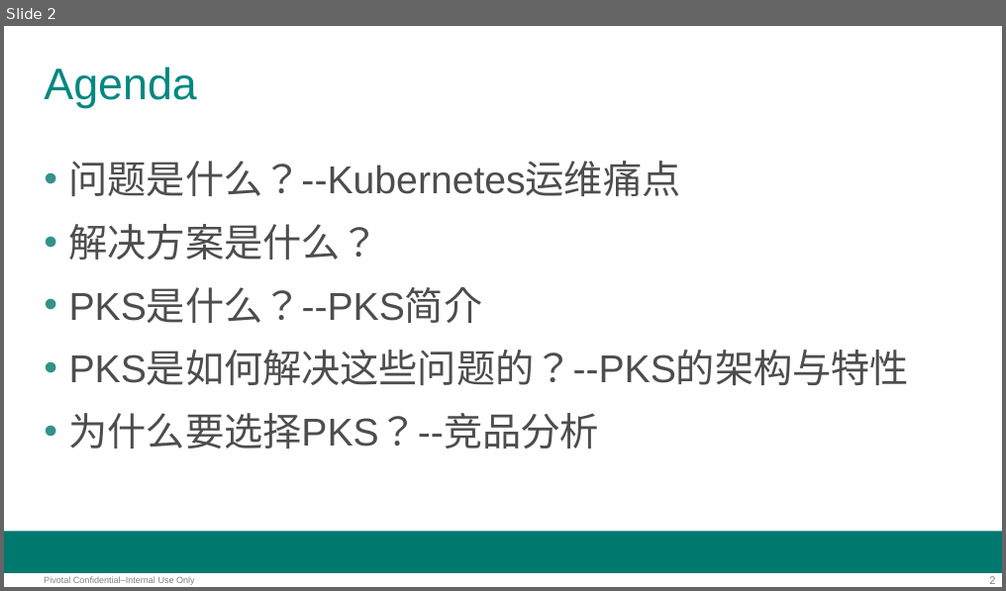
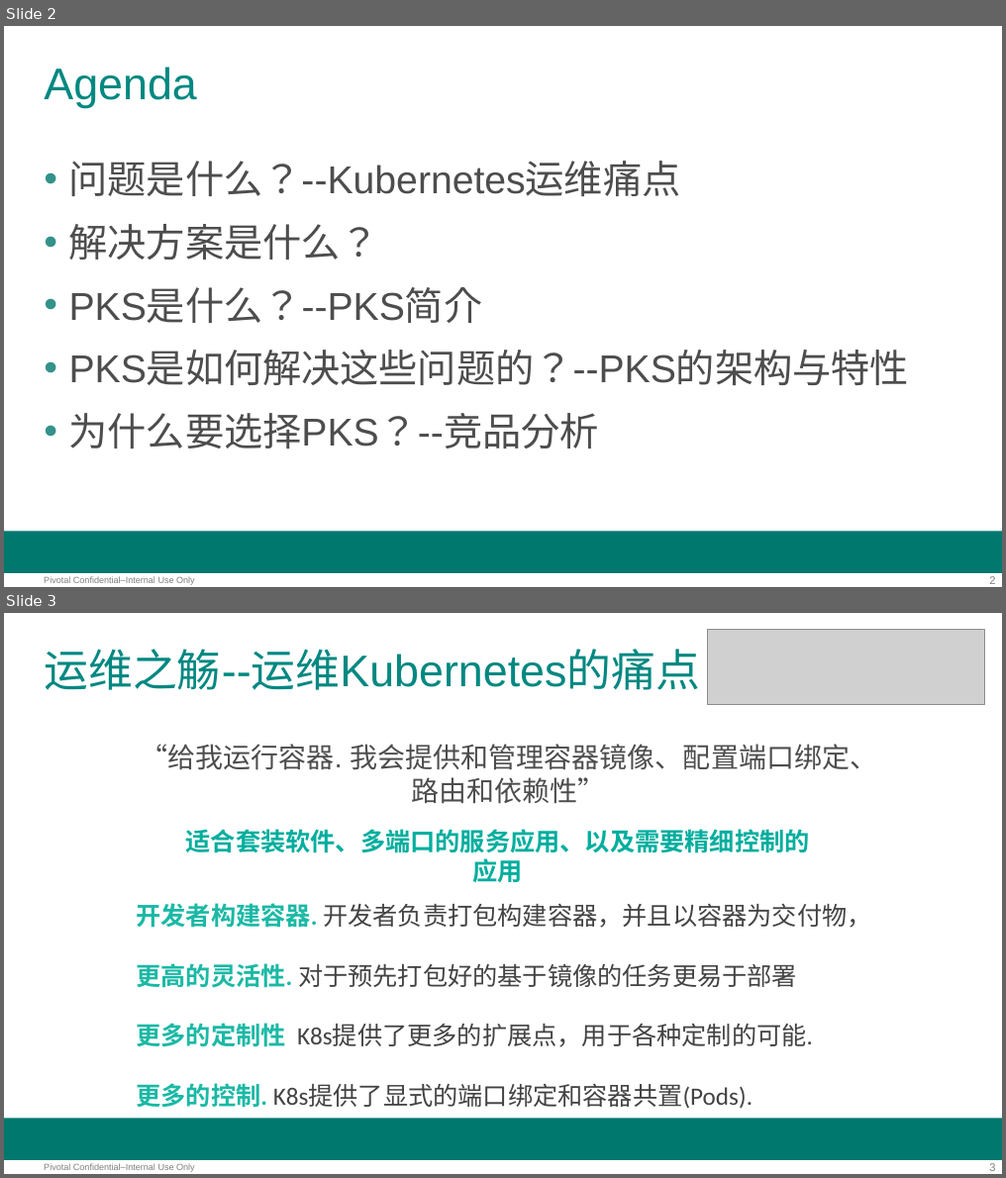
Before and after one commit to 105705362/pksworkshop, a slide deck: workshop.pptx. Shown one above the other, each under a label of ours: slide 2 before the commit, slides 2 and 3 after it. The pictures are 1006x591 and 1006x1178 pixels, drawn with LibreOffice and Linux fonts; fonts in the diff are those of the drawing; grey boxes stand for pictures; background and template pictures are left out. Boxes give left, top, right and bottom in pixels: in the first picture for what was removed or moved away, otherwise in the second. Text is boxed around its words. In the diff, an @@ line names an element or a change of style, - is before the commit and + after.

```diff
--- a/workshop.pptx
+++ b/workshop.pptx
@@ slide 3 added at box(4, 613, 1002, 1174), background #FFFFFF; not listed: 3 template elements that a slide beside it also shows @@
@@ picture added at box(708, 629, 984, 704) @@
@@ title added at box(44, 649, 700, 690), 32 pt, text #008881 @@
+运维之觞--运维Kubernetes的痛点
@@ text added at box(140, 744, 877, 804), 20 pt, text #4D4D4D @@
+“给我运行容器. 我会提供和管理容器镜像、配置端口绑定、路由和依赖性”
@@ text added at box(186, 829, 810, 883), 18 pt, text #00AE9E, bold @@
+适合套装软件、多端口的服务应用、以及需要精细控制的应用
@@ text added at box(136, 903, 871, 1109), 18 pt, text #434343 @@
+开发者构建容器. 开发者负责打包构建容器，并且以容器为交付物，
+更高的灵活性. 对于预先打包好的基于镜像的任务更易于部署
+更多的定制性 K8s提供了更多的扩展点，用于各种定制的可能.
+更多的控制. K8s提供了显式的端口绑定和容器共置(Pods).
```
Also in this commit, not shown: 5 slides changed, 13 other slides added.
